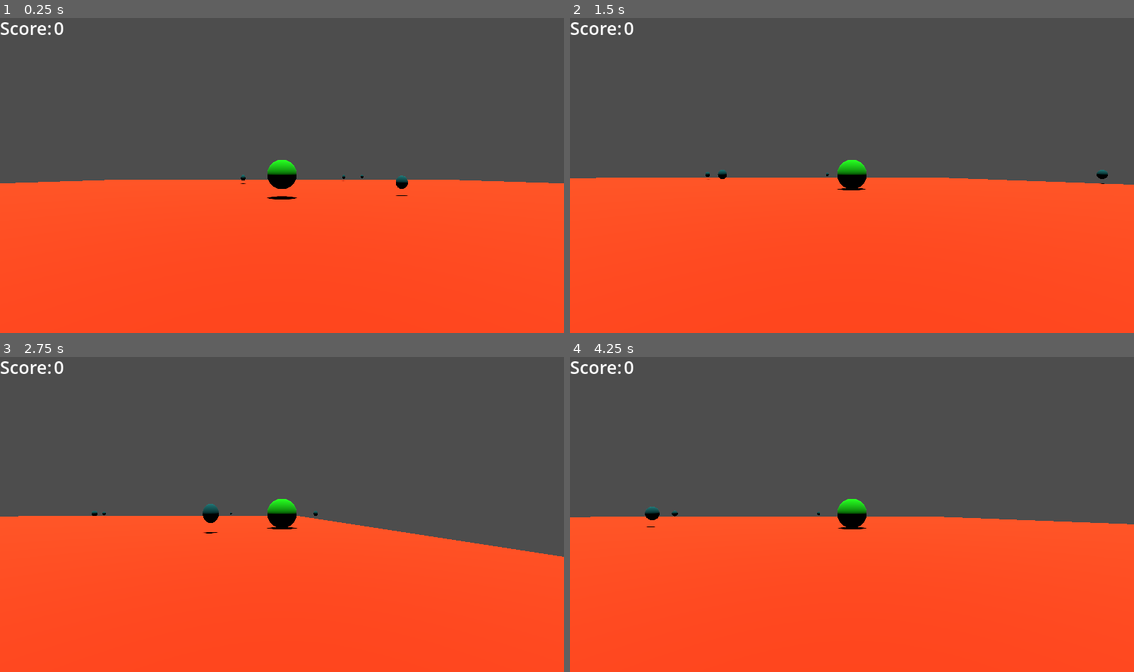
Above: before the commit, frames 1-4 (two rows, left to right).
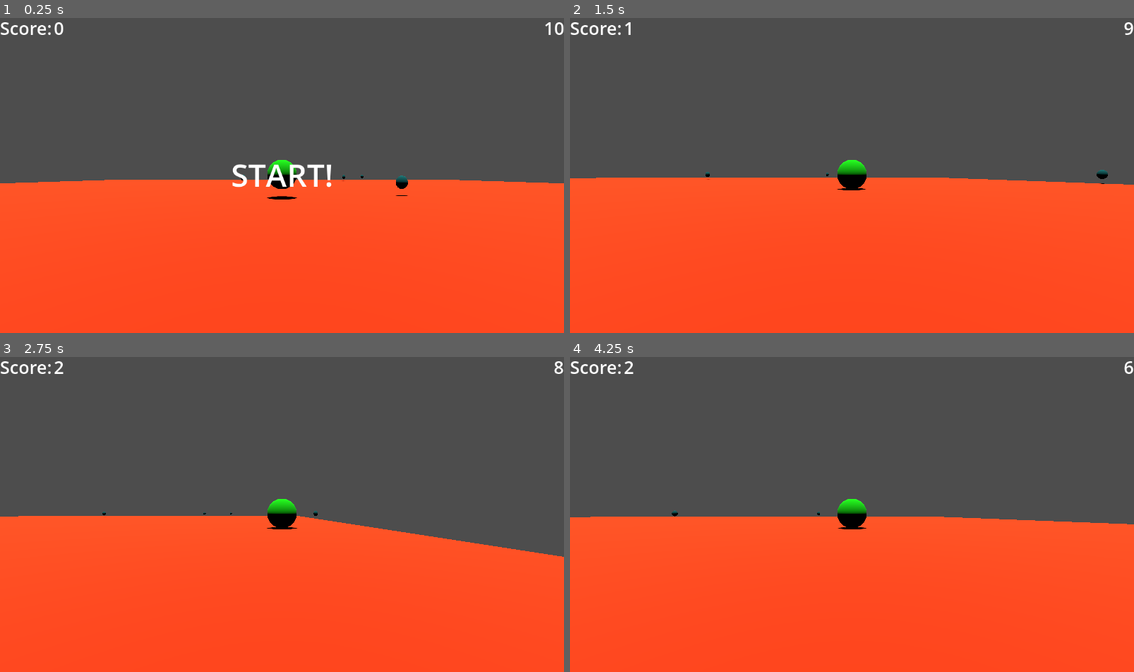
Above: after the commit, the same moments.

Repository: tfcb93/pick-up-the-things
Game: Godot game, scene res://Scenes/Main.tscn
Two runs of this game, one before a commit and one after it. Both use one fixed random seed, a clock stepped at 60 frames per second and the inputs below.
Inputs:
- Up to frame 1 (0.25 s): no input
- Up to frame 2 (1.5 s): hold Right (move_right) 0.53-1.28 s; hold Down (move_back) from 1.28 s (still down)
- Up to frame 3 (2.75 s): release Down (move_back) at 2.03 s; hold Right (move_right) from 2.03 s (still down)
- Up to frame 4 (4.25 s): release Right (move_right) at 2.78 s; hold Up (move_forward) 2.78-3.53 s; hold Left (move_left) from 3.53 s (still down)

The runs differ from the first frame. In frame 1, 0.6% of the frame differs, in the area x 41-100%, y 1-54%; in frame 2, 0.1%; in frame 3, 0.2%; in frame 4, 0.2%.

Commit message:
Implements following of collectables

Diff:
--- a/Scenes/Collectable.tscn
+++ b/Scenes/Collectable.tscn
@@ -22,4 +22,5 @@
 [node name="CollisionShape3D" type="CollisionShape3D" parent="."]
 shape = SubResource("SphereShape3D_gbs3k")
 
+[connection signal="area_entered" from="." to="." method="_on_area_entered"]
 [connection signal="body_entered" from="." to="." method="_on_body_entered"]
--- a/Scenes/Main.tscn
+++ b/Scenes/Main.tscn
@@ -1,9 +1,10 @@
-[gd_scene load_steps=5 format=3 uid="uid://dxcbkl657ae5t"]
+[gd_scene load_steps=6 format=3 uid="uid://dxcbkl657ae5t"]
 
 [ext_resource type="PackedScene" uid="uid://dwwebxkq48ryo" path="res://Scenes/Player.tscn" id="1_8rov3"]
 [ext_resource type="Script" path="res://Scripts/Main.gd" id="1_cy322"]
 [ext_resource type="PackedScene" uid="uid://cpl702jbfq1so" path="res://Scenes/Ground.tscn" id="2_3ta80"]
 [ext_resource type="PackedScene" uid="uid://mk0ii2yjg316" path="res://Scenes/UI.tscn" id="4_v474j"]
+[ext_resource type="PackedScene" uid="uid://b3t2i61kitfa6" path="res://Scenes/Window_text.tscn" id="5_a77c1"]
 
 [node name="Main" type="Node"]
 script = ExtResource("1_cy322")
@@ -18,3 +19,7 @@
 transform = Transform3D(1, 0, 0, 0, 1, 0, 0, 0, 1, 0, 0.622296, 0)
 
 [node name="UI" parent="." instance=ExtResource("4_v474j")]
+
+[node name="WindowText" parent="." instance=ExtResource("5_a77c1")]
+
+[node name="StartTimer" type="Timer" parent="."]
--- a/Scenes/Player.tscn
+++ b/Scenes/Player.tscn
@@ -10,6 +10,8 @@
 material = SubResource("StandardMaterial3D_10f2k")
 
 [sub_resource type="SphereShape3D" id="SphereShape3D_8c8xk"]
+
+[sub_resource type="SphereShape3D" id="SphereShape3D_2irp5"]
 
 [node name="Player" type="CharacterBody3D"]
 script = ExtResource("1_xu2wh")
@@ -29,3 +31,9 @@
 script = ExtResource("2_tx15u")
 
 [node name="Camera3D" type="Camera3D" parent="CameraPivot"]
+
+[node name="PlayerMagnetField" type="Area3D" parent="."]
+
+[node name="CollisionShape3D" type="CollisionShape3D" parent="PlayerMagnetField"]
+transform = Transform3D(4, 0, 0, 0, 4, 0, 0, 0, 4, 0, 0, 0)
+shape = SubResource("SphereShape3D_2irp5")
--- a/Scenes/UI.tscn
+++ b/Scenes/UI.tscn
@@ -6,6 +6,9 @@
 font_size = 36
 
 [sub_resource type="LabelSettings" id="LabelSettings_clw4c"]
+font_size = 36
+
+[sub_resource type="LabelSettings" id="LabelSettings_4t7gm"]
 font_size = 36
 
 [node name="UI" type="CanvasLayer"]
@@ -24,3 +27,19 @@
 layout_mode = 2
 text = "0"
 label_settings = SubResource("LabelSettings_clw4c")
+
+[node name="RunTimer" type="Timer" parent="."]
+
+[node name="HBoxContainer2" type="HBoxContainer" parent="."]
+anchors_preset = 1
+anchor_left = 1.0
+anchor_right = 1.0
+offset_left = -40.0
+offset_bottom = 40.0
+grow_horizontal = 0
+alignment = 2
+
+[node name="Text - Timer" type="Label" parent="HBoxContainer2"]
+layout_mode = 2
+text = "00"
+label_settings = SubResource("LabelSettings_4t7gm")
--- /dev/null
+++ b/Scenes/Window_text.tscn
@@ -0,0 +1,28 @@
+[gd_scene load_steps=3 format=3 uid="uid://b3t2i61kitfa6"]
+
+[ext_resource type="Script" path="res://Scripts/Window_Text.gd" id="1_53qqn"]
+
+[sub_resource type="LabelSettings" id="LabelSettings_who8i"]
+font_size = 64
+
+[node name="WindowText" type="CanvasLayer"]
+script = ExtResource("1_53qqn")
+
+[node name="BoxContainer" type="BoxContainer" parent="."]
+anchors_preset = 8
+anchor_left = 0.5
+anchor_top = 0.5
+anchor_right = 0.5
+anchor_bottom = 0.5
+offset_left = -20.0
+offset_top = -20.0
+offset_right = 20.0
+offset_bottom = 20.0
+grow_horizontal = 2
+grow_vertical = 2
+
+[node name="Label" type="Label" parent="BoxContainer"]
+layout_mode = 2
+label_settings = SubResource("LabelSettings_who8i")
+
+[node name="TextTimer" type="Timer" parent="."]
--- a/Scripts/CameraPivot.gd
+++ b/Scripts/CameraPivot.gd
@@ -7,7 +7,10 @@
 	set_as_top_level(true);
 
 func _process(delta):
-	_camera_movement()
+	if not WorldGlobals.timeIsOut:
+		_camera_movement();
+	else:
+		game_stop_camera();
 
 func _camera_movement() -> void:
 	if Input.is_action_pressed("camera_backward") and spring_length < 10:
@@ -24,3 +27,6 @@
 	if rotation_x != 0:
 		rotation_degrees.x += rotation_x;
 		rotation_degrees.x = clamp(rotation_degrees.x, -45.0, 0.0);
+
+func game_stop_camera() -> void:
+	rotation_degrees.y = wrap(rotation_degrees.y + 1.0, 0.0, 360.0);
--- a/Scripts/Collectable.gd
+++ b/Scripts/Collectable.gd
@@ -1,8 +1,22 @@
 extends Area3D
 
+const SPEED := 20.0;
 
+var followPlayer := false;
+var player = Node;
+
+func _physics_process(delta: float) -> void:
+	if followPlayer:
+		position = position.lerp(player.position, delta * SPEED);
 
 func _on_body_entered(body):
 	if (body.name == 'Player'):
 		Events.emit_signal("_collectable_picked");
+		WorldGlobals.totalCollected += 1;
 		queue_free();
+
+
+func _on_area_entered(area: Area3D) -> void:
+	if(area.name == "PlayerMagnetField"):
+		followPlayer = true;
+		player = area.get_parent();
--- a/Scripts/Collectables_list.gd
+++ b/Scripts/Collectables_list.gd
@@ -1,7 +1,12 @@
 extends Node
 
 @export var area := Vector2(10, 10);
-@export var total_collectables: int = 10;
+@export var total_collectables: int = WorldGlobals.totalCollectables:
+	set(value):
+		total_collectables = value;
+		WorldGlobals.totalCollectables = value;
+	get:
+		return total_collectables
 
 @onready var piece = preload("res://Scenes/Collectable.tscn");
 
--- a/Scripts/Events.gd
+++ b/Scripts/Events.gd
@@ -1,3 +1,21 @@
 extends Node
 
+# signal for when a collectable is picked
 signal _collectable_picked;
+
+#
+signal _count_down_start;
+
+signal _count_down_end;
+
+# start timer of the game
+signal _timer_start;
+
+# after finished everything, dispatch the timerEnd event
+signal _timer_end;
+
+# Win event
+signal _win;
+
+# Lose event
+signal _lose;
--- a/Scripts/Main.gd
+++ b/Scripts/Main.gd
@@ -4,8 +4,23 @@
 
 # Called when the node enters the scene tree for the first time.
 func _ready():
-	pass;
+	Events._timer_end.connect(game_finished);
+	start_game();
 
 #func _increase_score():
 #	score += 1;
 #	print(score);
+
+func _process(delta: float) -> void:
+	if(WorldGlobals.totalCollected == WorldGlobals.totalCollectables):
+		Events.emit_signal("_win");
+
+
+func start_game() -> void:
+	Events.emit_signal("_timer_start");
+
+func game_finished() -> void:
+	if(WorldGlobals.totalCollected == WorldGlobals.totalCollectables):
+		Events.emit_signal("_win");
+	else:
+		Events.emit_signal("_lose");
--- a/Scripts/Player.gd
+++ b/Scripts/Player.gd
@@ -13,7 +13,8 @@
 func _physics_process(delta: float) -> void:
 	if not is_on_floor():
 		velocity.y -= gravity * delta
-	_movement(delta);
+	if not WorldGlobals.timeIsOut:
+		_movement(delta);
 
 func _movement(delta: float) -> void:
 	var input_dir := Input.get_vector("move_left","move_right", "move_forward", "move_back")
--- a/Scripts/UI.gd
+++ b/Scripts/UI.gd
@@ -1,10 +1,31 @@
 extends CanvasLayer
 
 @onready var scoreLabel := $"HBoxContainer/Value - Score";
+@onready var runTimer := $RunTimer;
+@onready var timerLabel := $"HBoxContainer2/Text - Timer";
 
 func _ready() -> void:
-	Events._collectable_picked.connect(_increase_score);
+	Events._collectable_picked.connect(increase_score);
+	Events._timer_start.connect(start_timer);
 
-func _increase_score() -> void:
+func _process(delta: float) -> void:
+	if not runTimer.is_stopped():
+		set_timer_text();
+
+func increase_score() -> void:
 	PlayerGlobals.score += 1;
 	scoreLabel.text = str(PlayerGlobals.score);
+
+
+func start_timer() -> void:
+	runTimer.start(WorldGlobals.gameTime);
+	runTimer.timeout.connect(game_stop);
+
+func game_stop() -> void:
+	timerLabel.text = "0"; # Yeah yeah, I know...
+	runTimer.stop();
+	WorldGlobals.timeIsOut = true;
+	Events.emit_signal("_timer_end");
+
+func set_timer_text():
+	timerLabel.text = "%d" % (runTimer.time_left + 1);
--- /dev/null
+++ b/Scripts/Window_Text.gd
@@ -0,0 +1,27 @@
+extends CanvasLayer
+
+
+@onready var timer := $TextTimer;
+@onready var label := $BoxContainer/Label;
+
+func _ready() -> void:
+	Events._timer_start.connect(start_game);
+	Events._win.connect(win_text);
+	Events._lose.connect(lose_text);
+	timer.timeout.connect(clean_label);
+
+
+func start_game() -> void:
+	label.text = "START!";
+	timer.start(1);
+
+func win_text() -> void:
+	label.text = "YOU WIN!";
+	timer.start(5);
+
+func lose_text() -> void:
+	label.text = "YOU LOSE!";
+	timer.start(5);
+
+func clean_label() -> void:
+	label.text = "";
--- /dev/null
+++ b/Scripts/WorldGlobals.gd
@@ -0,0 +1,6 @@
+extends Node
+
+var totalCollectables := 10;
+var totalCollected := 0;
+var timeIsOut := false;
+var gameTime := 10;
--- a/project.godot
+++ b/project.godot
@@ -19,6 +19,7 @@
 
 Events="*res://Scripts/Events.gd"
 PlayerGlobals="*res://Scripts/PlayerGlobals.gd"
+WorldGlobals="*res://Scripts/WorldGlobals.gd"
 
 [input]
 
Not shown: 1 places in Scenes/Player.tscn that only renumber resources
Not shown: 1 places in Scenes/UI.tscn that only renumber resources
